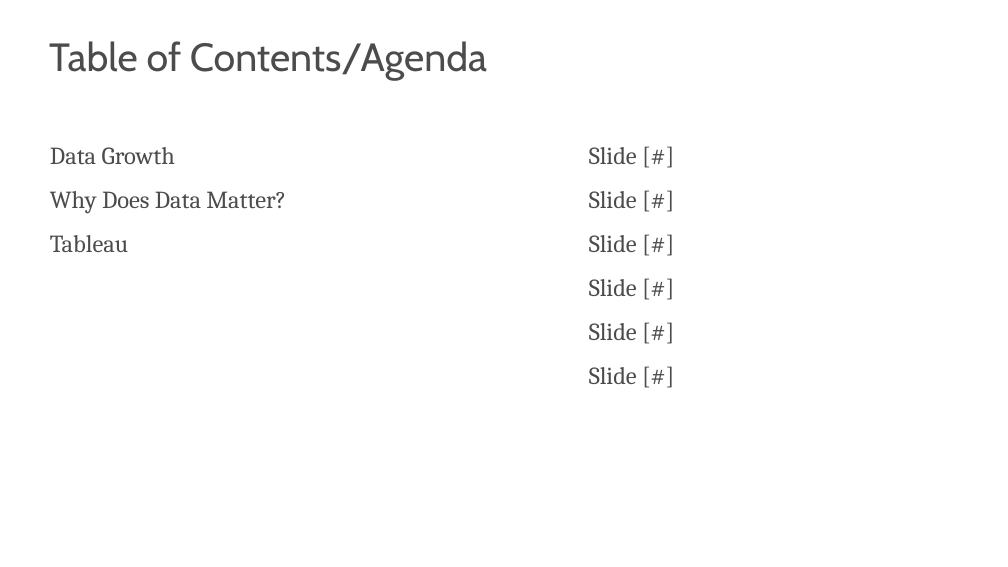
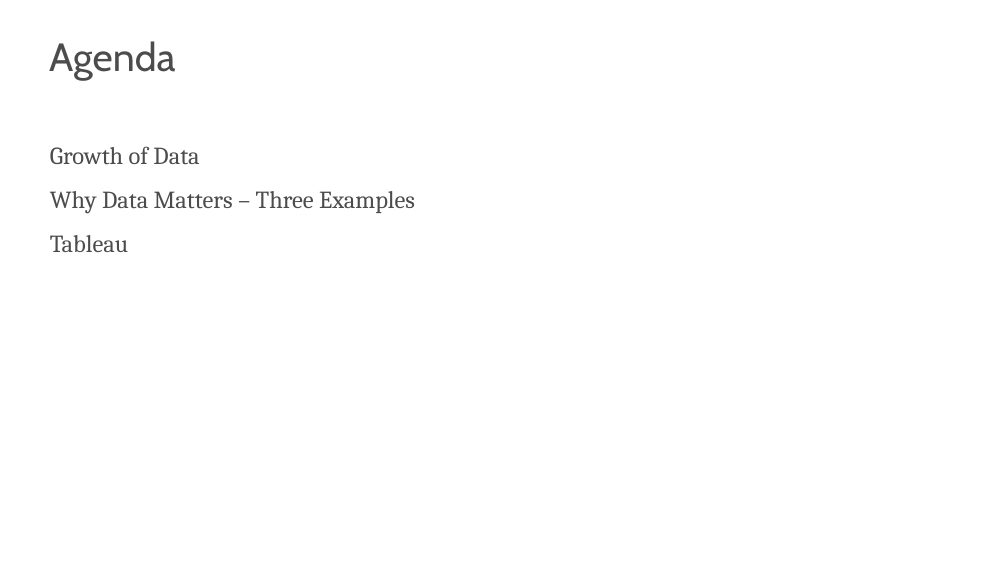
Before and after one commit to s-kyle-reed/data-lecture, a slide deck: slide 9 of lecture.pptx. Drawn at 1008x567 pixels with LibreOffice and Linux fonts; fonts in the diff are those of the drawing; background and template pictures are left out. Boxes give left, top, right and bottom in pixels: in the first picture for what was removed or moved away, otherwise in the second. Text is boxed around its words. In the diff, an @@ line names an element or a change of style, - is before the commit and + after.

```diff
--- a/lecture.pptx
+++ b/lecture.pptx
@@ text at (x1=49, y1=41, x2=176, y2=81): text changed @@
-Table of Contents/Agenda
+Agenda
@@ text at (x1=50, y1=146, x2=415, y2=214): text changed @@
-Data Growth
-Why Does Data Matter?
+Growth of Data
+Why Data Matters – Three Examples
@@ text removed at (x1=589, y1=147, x2=637, y2=384) @@
-Slide [#]
-Slide [#]
-Slide [#]
-Slide [#]
-Slide [#]
-Slide [#]
```
Also in this commit, not shown: 2 other slides changed, 11 slides added, 2 slides removed, 16 other files.
